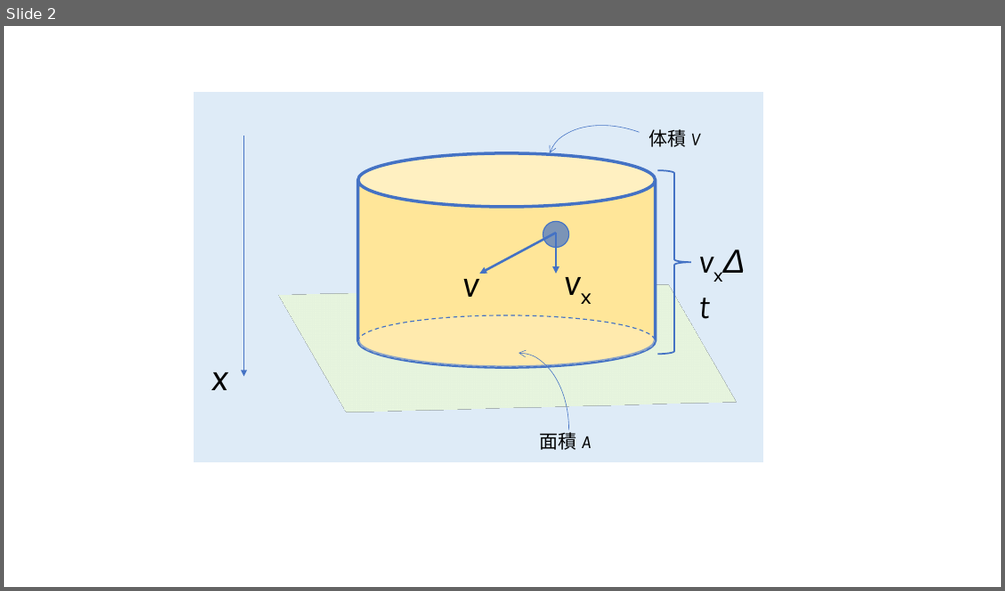
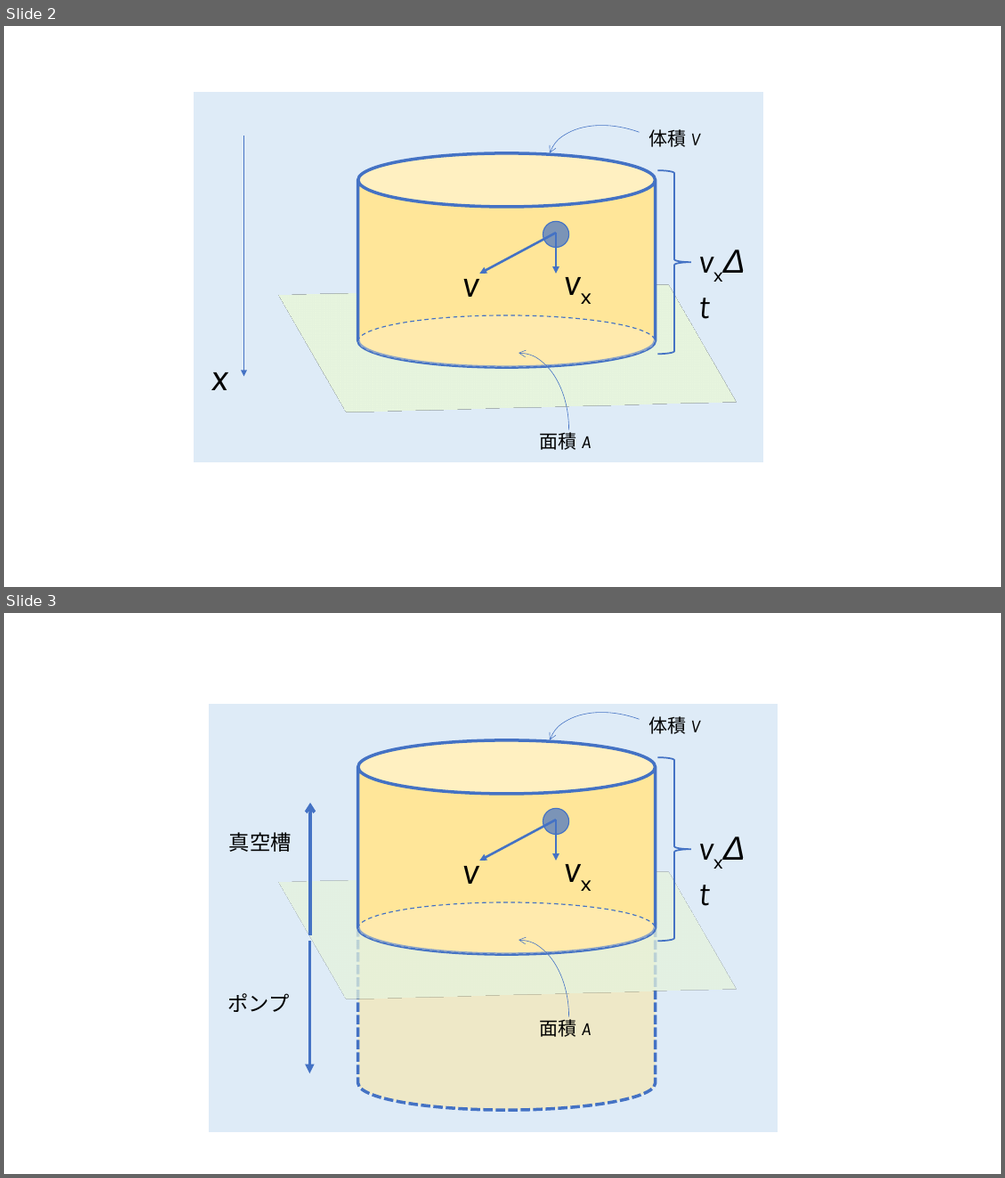
Before and after one commit to MotoyaShinozaki/minidora, a slide deck: content/others/vacuum/fig.pptx. Shown one above the other, each under a label of ours: slide 2 before the commit, slides 2 and 3 after it. The pictures are 1005x591 and 1005x1178 pixels, drawn with LibreOffice and Linux fonts; fonts in the diff are those of the drawing. Boxes give left, top, right and bottom in pixels: in the first picture for what was removed or moved away, otherwise in the second. Text is boxed around its words. In the diff, an @@ line names an element or a change of style, - is before the commit and + after.

```diff
--- a/content/others/vacuum/fig.pptx
+++ b/content/others/vacuum/fig.pptx
@@ slide 3 added at bbox=[4, 613, 1001, 1174], background #FFFFFF @@
@@ rectangle added at bbox=[208, 704, 778, 1134], fill #DEEBF7, outline #FFFFFF 1 pt @@
@@ rectangle added at bbox=[310, 737, 705, 1133], fill #E2F0D9 at 50% opacity, outline #325491 1 pt @@
@@ arrow added from (310, 935) to (310, 803), #4472C4 3 pt @@
@@ group added at bbox=[227, 692, 764, 1094]: 6 texts, 3 arrows, 2 ellipses, 2 arc (boxed as its full ellipse)s, 1 cylinder, 1 left brace @@
+面積 A
+体積 V
+v
+vx
+ポンプ
+vxΔt
@@ text added at bbox=[229, 832, 291, 852], 20 pt, text #000000 @@
+真空槽
@@ cylinder added at bbox=[358, 896, 655, 1111], fill #FFE699 at 50% opacity, outline #4472C4 3 pt dashed @@
```
Also in this commit, not shown: 2 other files.
